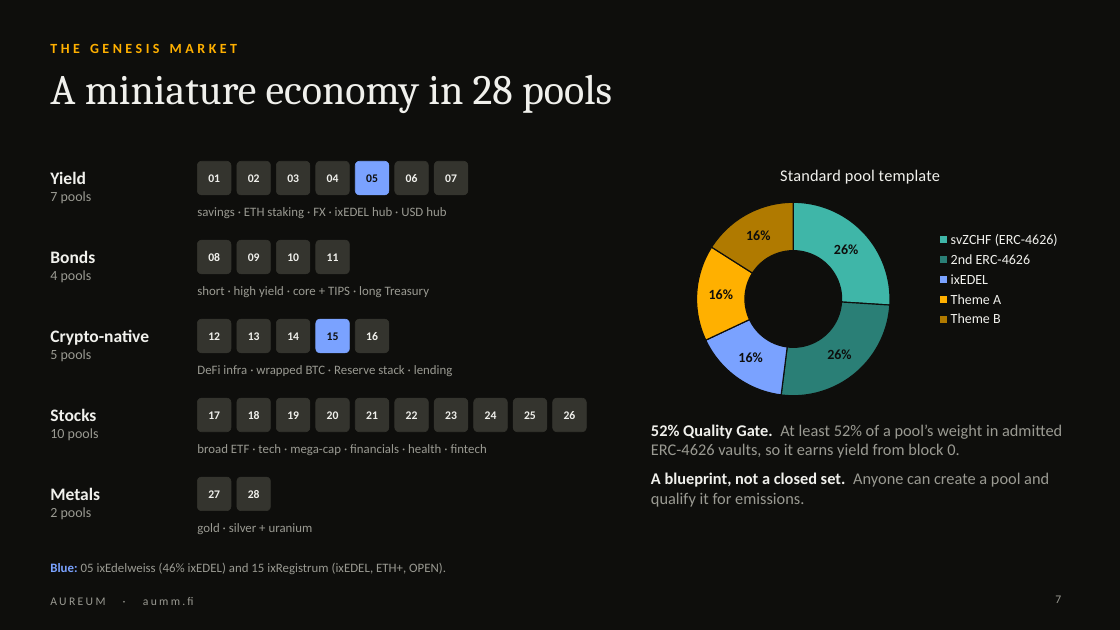
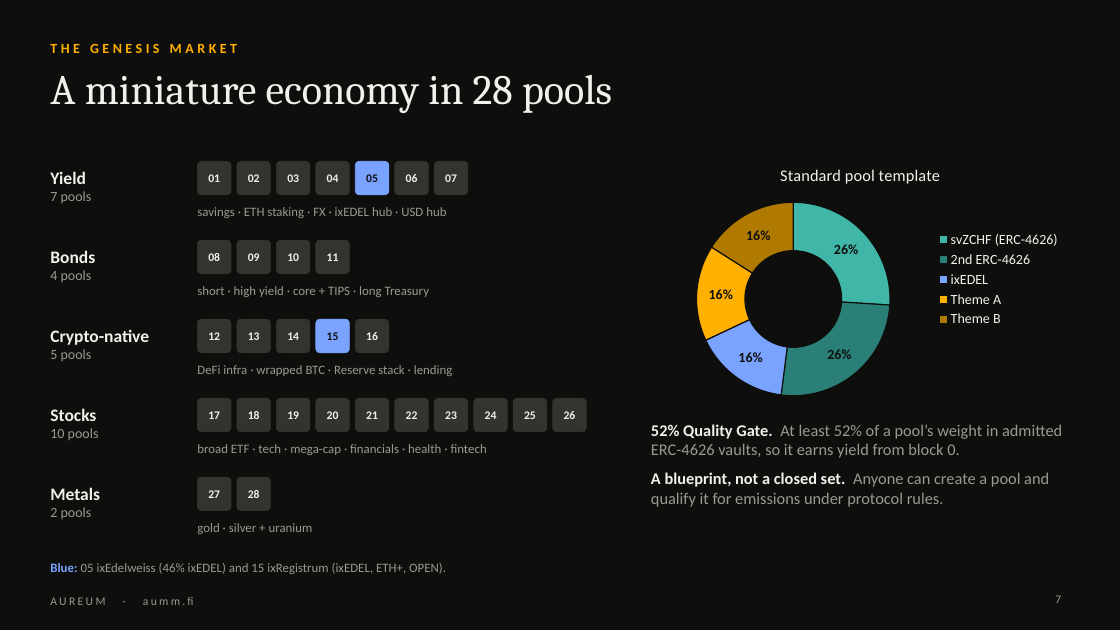
Before and after one commit to aummfi-bit/aumm-site, a slide deck: slide 7 of decks/Aureum_Intro_Nevin.pptx. Drawn at 1120x630 pixels with LibreOffice and Linux fonts; fonts in the diff are those of the drawing. Boxes give left, top, right and bottom in pixels: in the first picture for what was removed or moved away, otherwise in the second. Text is boxed around its words. In the diff, an @@ line names an element or a change of style, - is before the commit and + after.

```diff
--- a/decks/Aureum_Intro_Nevin.pptx
+++ b/decks/Aureum_Intro_Nevin.pptx
@@ text at bbox=[651, 472, 1049, 507]: text changed @@
-• A blueprint, not a closed set. Anyone can create a pool and qualify it for emissions.
+• A blueprint, not a closed set. Anyone can create a pool and qualify it for emissions under protocol rules.
```
Also in this commit, not shown: 1 other slide changed, 1 other file.
